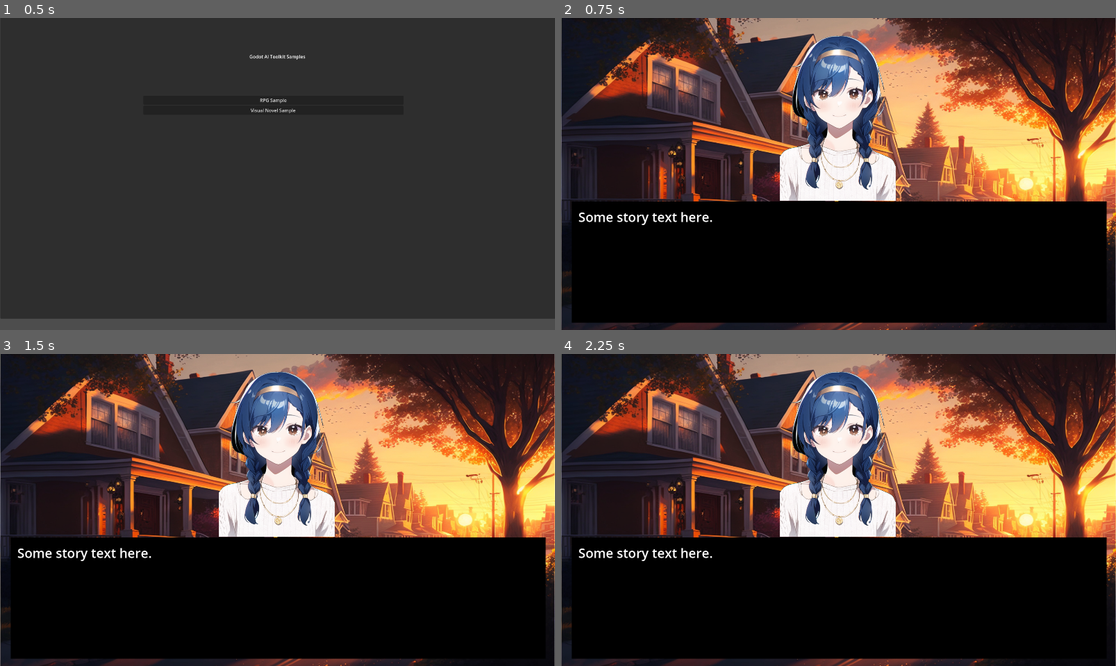
Above: before the commit, frames 1-4 (two rows, left to right).
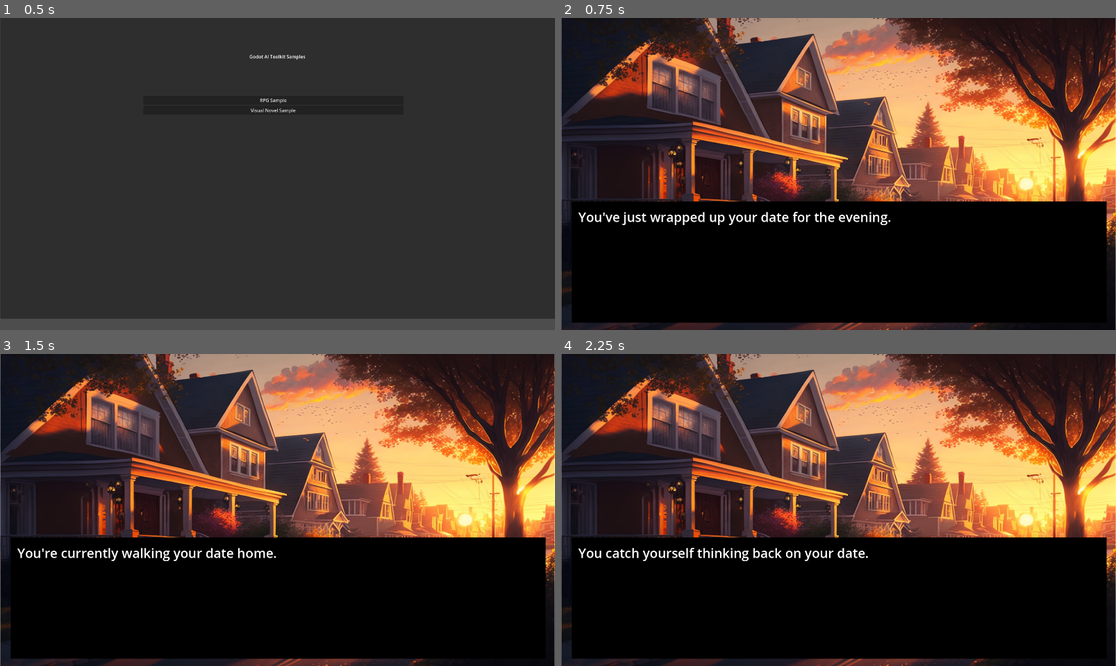
Above: after the commit, the same moments.

Repository: CheesyLaZanya/godot-ai-toolkit
Game: Godot game, scene res://samples/sample_scenes/sample_start.tscn
Two runs of this game, one before a commit and one after it. Both use one fixed random seed, a clock stepped at 60 frames per second and the inputs below.
Inputs:
- Up to frame 1 (0.5 s): no input
- Up to frame 2 (0.75 s): click "Visual Novel Sample" at 0.5 s
- Up to frame 3 (1.5 s): tap Enter at 1.25 s; hold Enter from 1.28 s (still down)
- Up to frame 4 (2.25 s): tap Space at 2 s; release Enter at 2.03 s; tap Enter at 2.1 s

Frame 1 is identical in both runs. In frame 2, 8.9% of the frame differs, in the area x 3-61%, y 5-67%; in frame 3, 8.8%; in frame 4, 8.8%.
Error in both runs: Attempt to call function 'store_string' in base 'null instance' on a null instance. (res://addons/ai_toolkit/scripts/parameter_utility.gd:8)

Commit message:
Add preliminary flow to visual novel sample scene.

Diff:
--- /dev/null
+++ b/godot-ai-toolkit/samples/sample_assets/sample_visual_novel/date.json
@@ -0,0 +1,92 @@
+[
+    {
+        "dialog": "You've just wrapped up your date for the evening.",
+        "input": false,
+        "id": 0
+    },
+    {
+        "dialog": "Where did you go on a date?",
+        "input": true,
+        "id": 1
+    },
+    {
+        "dialog": "You're currently walking your date home.",
+        "input": false,
+        "id": 2
+    },
+    {
+        "dialog": "You catch yourself thinking back on your date.",
+        "input": false,
+        "id": 3
+    },
+    {
+        "dialog": "Ah, the %s.",
+        "input": false,
+        "id": 4
+    },
+    {
+        "dialog": "%s",
+        "input": false,
+        "id": 5
+    },
+    {
+        "dialog": "\"What are you so deep in thought about?\", you hear from your right.",
+        "input": false,
+        "id": 6
+    },
+    {
+        "dialog": "Snapping back to reality, you look at your date.",
+        "input": false,
+        "id": 7
+    },
+    {
+        "dialog": "\"Oh uh, just thinking back on our date.\"",
+        "input": false,
+        "id": 8
+    },
+    {
+        "dialog": "\"Oh I was just thinking about that too!\"",
+        "input": false,
+        "id": 9
+    },
+    {
+        "dialog": "\"Oh I was just thinking about that too!\"",
+        "input": false,
+        "id": 10
+    },
+    {
+        "dialog": "\"How did you feel about our day today?\"",
+        "input": true,
+        "id": 11
+    },
+    {
+        "dialog": "After you finish speaking, you feel a bit awkward as you're not quite sure if she feels the same way.",
+        "input": false,
+        "id": 12
+    },
+    {
+        "dialog": "\"%s?\" she repeats softly . . .",
+        "input": false,
+        "id": 13
+    },
+    {
+        "dialog": "\"Oh I'm so glad you feel the same way! I had a great time!\" she says as a big grin spreads across her face.",
+        "input": false,
+        "id": 14
+    },
+    {
+        "dialog": "\"Oh, I'm sorry you didn't have a great time. Maybe we can do something else next time.\" she says.",
+        "input": false,
+        "id": 15
+    },
+    {
+        "dialog": "\"Oh . . .\" she says, as tears begin to well up in her eyes. \"I had a good time today, but I guess you didn't feel the same way.\"",
+        "input": false,
+        "id": 16
+    },
+    {
+        "dialog": "You continue walking along until you arrive at her place, and say goodnight as she heads inside.",
+        "input": false,
+        "id": 17
+    }
+]
--- a/godot-ai-toolkit/samples/sample_scenes/sample_visual_novel.tscn
+++ b/godot-ai-toolkit/samples/sample_scenes/sample_visual_novel.tscn
@@ -1,10 +1,14 @@
-[gd_scene load_steps=4 format=3 uid="uid://dmpsaw8ecsd3c"]
+[gd_scene load_steps=6 format=3 uid="uid://dmpsaw8ecsd3c"]
 
+[ext_resource type="Script" path="res://samples/sample_scripts/sample_scene_visual_novel.gd" id="1_3ansm"]
 [ext_resource type="Texture2D" uid="uid://de22plrqgwmr3" path="res://samples/sample_assets/sample_visual_novel/date_backdrop.png" id="1_knrlv"]
 [ext_resource type="Texture2D" uid="uid://cmh1bivalacuc" path="res://samples/sample_assets/sample_visual_novel/date_default.png" id="2_7am6s"]
 
 [sub_resource type="StyleBoxFlat" id="StyleBoxFlat_1kvv7"]
 bg_color = Color(0, 0, 0, 1)
+
+[sub_resource type="StyleBoxFlat" id="StyleBoxFlat_c5juy"]
+bg_color = Color(0.211765, 0.207843, 0.215686, 0.984314)
 
 [node name="sample_visual_novel" type="Control"]
 layout_mode = 3
@@ -21,6 +25,7 @@
 anchor_bottom = 1.0
 grow_horizontal = 2
 grow_vertical = 2
+script = ExtResource("1_3ansm")
 
 [node name="Backdrop Image" type="TextureRect" parent="Novel Panel"]
 layout_mode = 1
@@ -45,7 +50,7 @@
 theme_override_styles/panel = SubResource("StyleBoxFlat_1kvv7")
 metadata/_edit_use_anchors_ = true
 
-[node name="Story Text" type="Label" parent="Novel Panel/Story Panel"]
+[node name="Story Text Label" type="Label" parent="Novel Panel/Story Panel"]
 layout_mode = 1
 anchors_preset = -1
 anchor_left = 0.0126126
@@ -55,9 +60,25 @@
 grow_horizontal = 2
 theme_override_font_sizes/font_size = 45
 text = "Some story text here."
+autowrap_mode = 2
+metadata/_edit_use_anchors_ = true
+
+[node name="Story Text Input" type="LineEdit" parent="Novel Panel/Story Panel"]
+layout_mode = 1
+anchors_preset = -1
+anchor_left = 0.0124324
+anchor_top = 0.566667
+anchor_right = 0.989189
+anchor_bottom = 0.892857
+grow_horizontal = 2
+theme_override_font_sizes/font_size = 45
+theme_override_styles/normal = SubResource("StyleBoxFlat_c5juy")
+alignment = 1
+caret_blink = true
 metadata/_edit_use_anchors_ = true
 
 [node name="Date Image" type="TextureRect" parent="Novel Panel"]
+visible = false
 layout_mode = 1
 anchors_preset = -1
 anchor_left = 0.394792
@@ -69,3 +90,5 @@
 texture = ExtResource("2_7am6s")
 ignore_texture_size = true
 metadata/_edit_use_anchors_ = true
+
+[connection signal="text_submitted" from="Novel Panel/Story Panel/Story Text Input" to="Novel Panel" method="_on_story_text_input_text_submitted"]
--- a/godot-ai-toolkit/samples/sample_scripts/sample_scene_visual_novel.gd
+++ b/godot-ai-toolkit/samples/sample_scripts/sample_scene_visual_novel.gd
@@ -1,11 +1,40 @@
 extends Node
 
+var date_location
+var date_description
+var date_feedback
+var date_script
+var date_script_file = "res://samples/sample_assets/sample_visual_novel/date.json"
+var story_progress = 0
+var story_text_label
+var story_text_input
+var date_image
 
-# Called when the node enters the scene tree for the first time.
 func _ready():
-	pass # Replace with function body.
+	story_text_label = $"Story Panel/Story Text Label"
+	story_text_input = $"Story Panel/Story Text Input"
+	date_image = $"Date Image"
+	date_script = ParameterUtility.load_json_data(date_script_file)
+	update_story_panel()
+
+func _input(ev):
+	if Input.is_key_pressed(KEY_ENTER):
+		update_story_panel()
+
+func update_story_panel():
+	story_text_label.text = date_script[story_progress].dialog
+
+	if date_script[story_progress].input == true:
+		story_text_input.show()
+	else:
+		story_text_input.hide()
+
+	if date_script[story_progress].id == 6:
+		date_image.show()
+
+	story_progress = story_progress + 1
 
 
-# Called every frame. 'delta' is the elapsed time since the previous frame.
-func _process(delta):
-	pass
+
+func _on_story_text_input_text_submitted(new_text):
+	update_story_panel()
Not shown, changed: godot-ai-toolkit/addons/ai_toolkit/AIConfiguration.tscn
Not shown, changed: godot-ai-toolkit/samples/sample_dialog/sample_visual_novel.md
